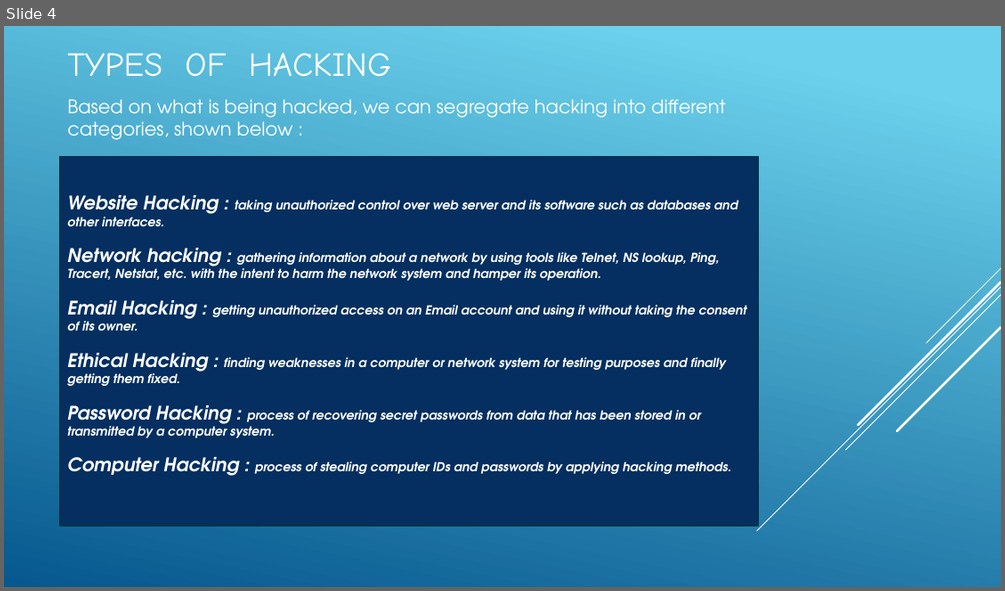
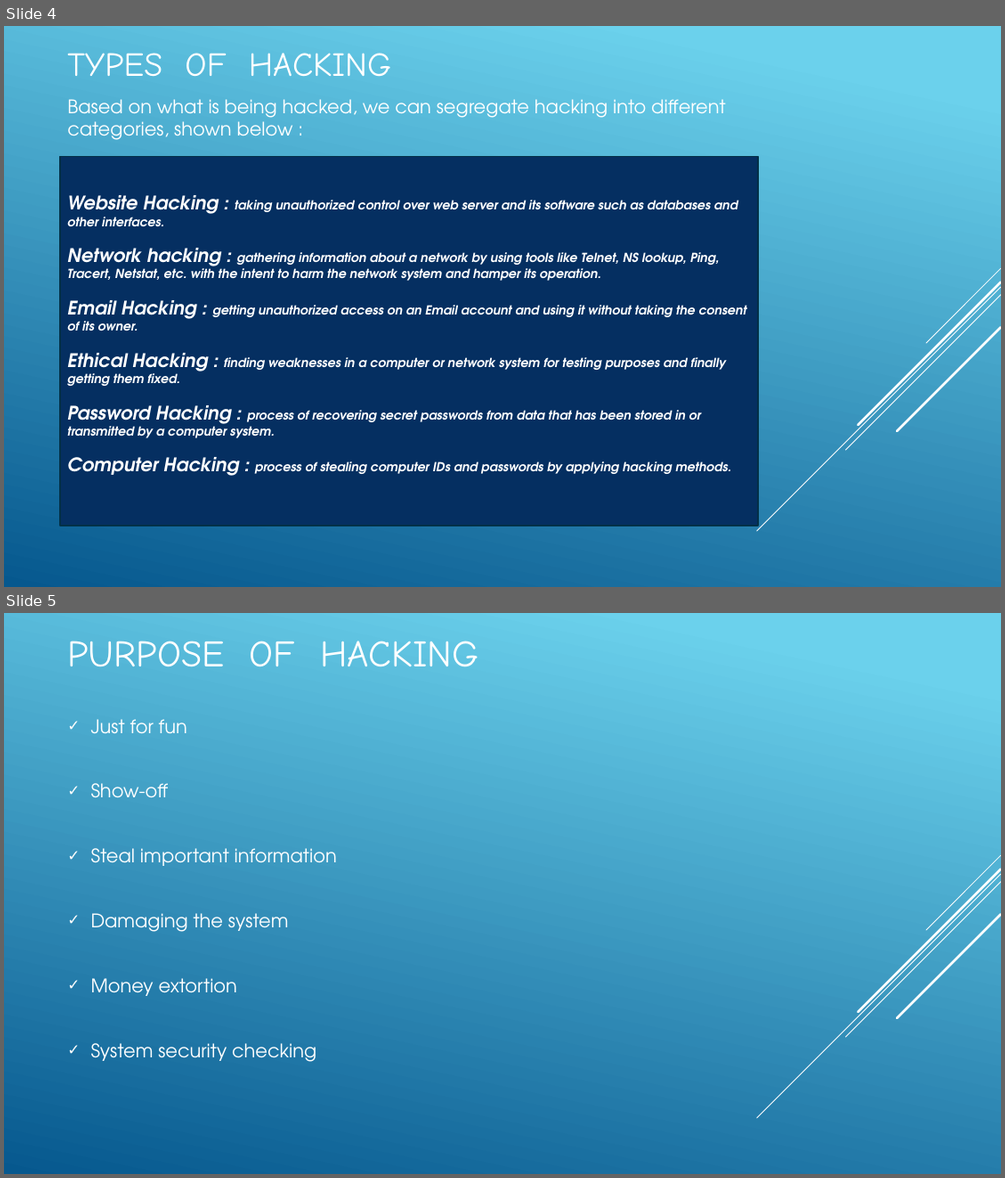
Before and after one commit to mahyaram/Ethical-Hacking, a slide deck: Ethical Hacking.pptx. Shown one above the other, each under a label of ours: slide 4 before the commit, slides 4 and 5 after it. The pictures are 1005x591 and 1005x1178 pixels, drawn with LibreOffice and Linux fonts; fonts in the diff are those of the drawing. Boxes give left, top, right and bottom in pixels: in the first picture for what was removed or moved away, otherwise in the second. Text is boxed around its words. In the diff, an @@ line names an element or a change of style, - is before the commit and + after.

```diff
--- a/Ethical Hacking.pptx
+++ b/Ethical Hacking.pptx
@@ slide 5 added at (4,613,1001,1174), background gradient #6ED2EB to #06588E; not listed: 5 template elements that a slide beside it also shows @@
@@ title added at (67,641,478,667), 36 pt, text #FFFFFF @@
+PURPOSE OF HACKING
@@ text added at (91,719,337,1062), 18 pt, text #FFFFFF @@
+✓ Just for fun
+✓ Show-off
+✓ Steal important information
+✓ Damaging the system
+✓ Money extortion
+✓ System security checking
```
Also in this commit, not shown: 2 other slides added.
